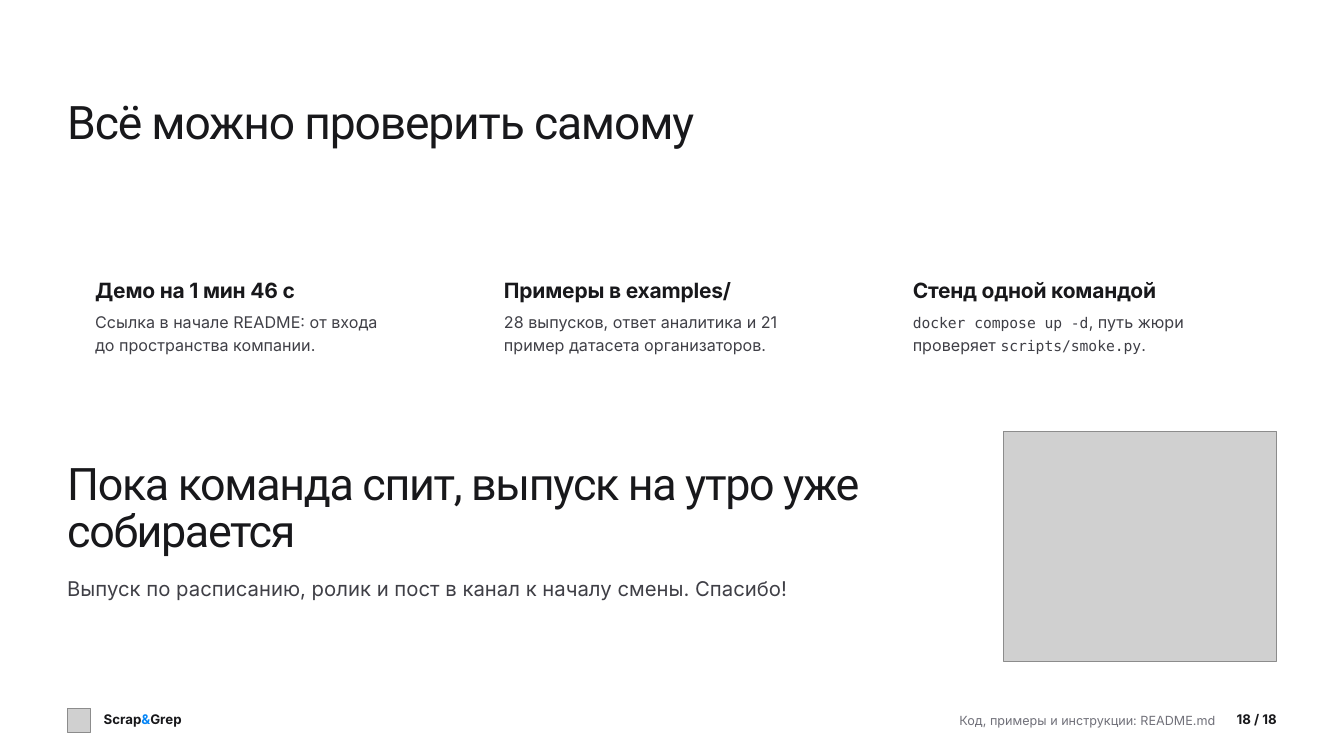
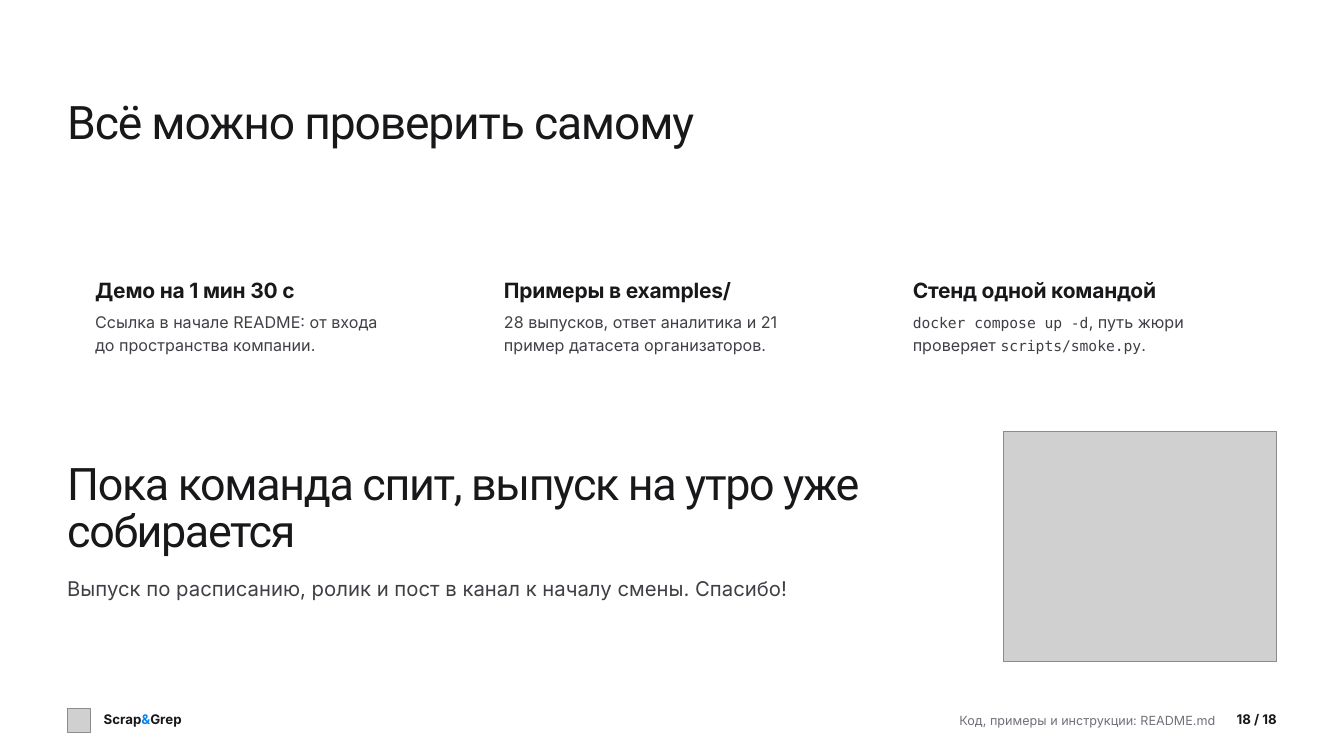
Before and after one commit to verikirill/scrap-and-grep, a slide deck: slide 18 of docs/presentation/scrapgrep.pptx. Drawn at 1344x756 pixels with LibreOffice and Linux fonts; fonts in the diff are those of the drawing; grey boxes stand for pictures; background and template pictures are left out. Boxes give left, top, right and bottom in pixels: in the first picture for what was removed or moved away, otherwise in the second. Text is boxed around its words. In the diff, an @@ line names an element or a change of style, - is before the commit and + after.

Commit message:
docs: a 1:30 product demo with live takes and a smoother build; README and deck point to it

```diff
--- a/docs/presentation/scrapgrep.pptx
+++ b/docs/presentation/scrapgrep.pptx
@@ text at box(95, 282, 294, 302): text changed @@
-Демо на 1 мин 46 с
+Демо на 1 мин 30 с
```
Also in this commit, not shown: 3 other files.
